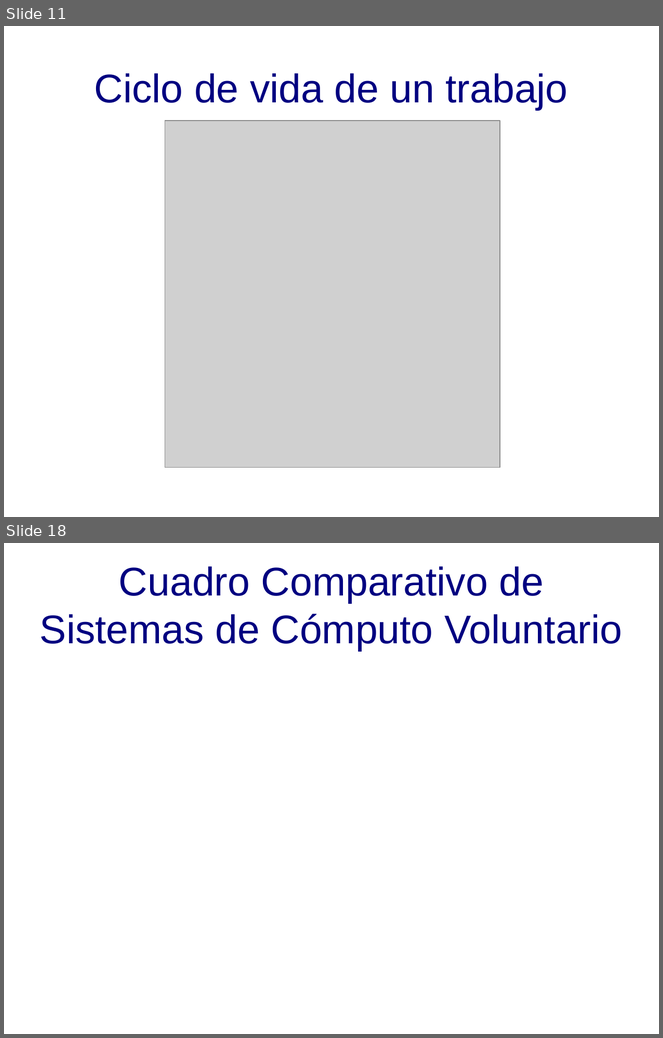
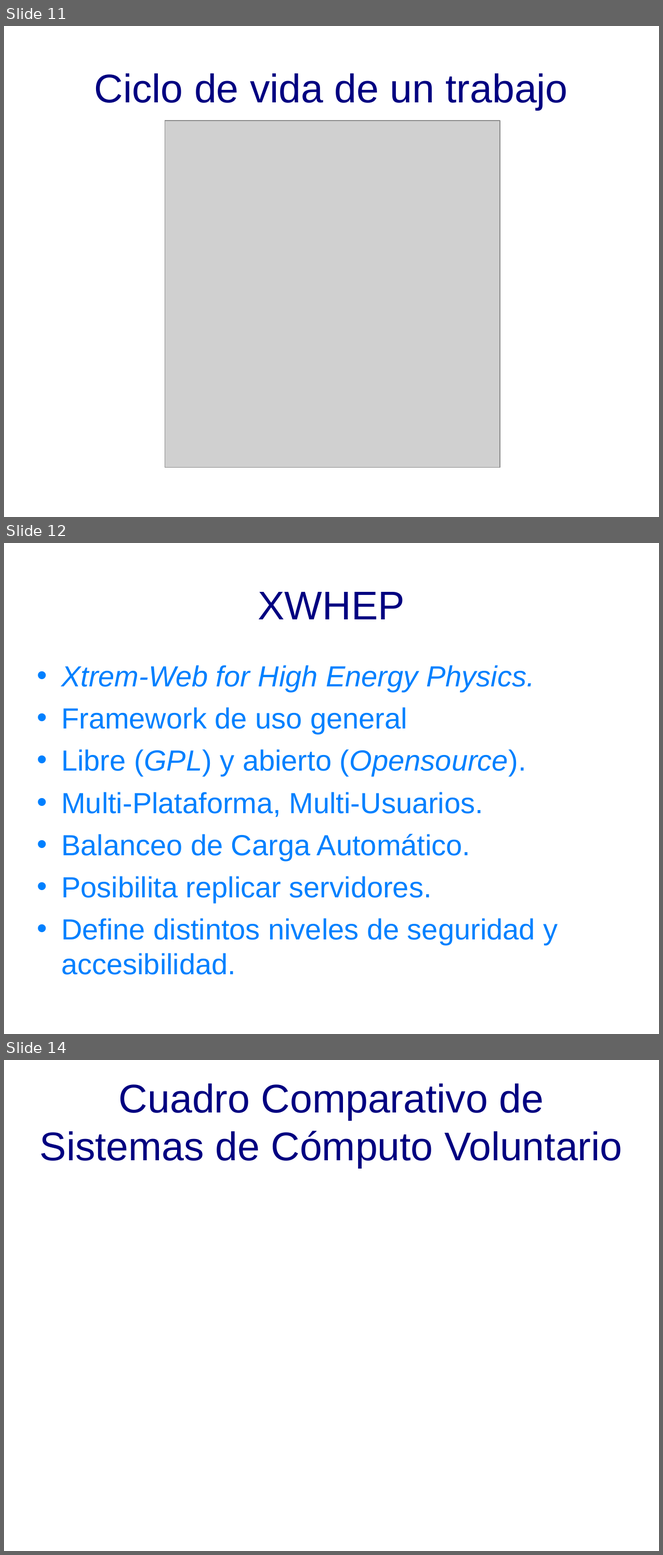
Before and after one commit to DesignJuggler/fasdkfjhasdlkjfhasldkjhfalsjdfasdf, a slide deck: TFI_Jorge_Sanchez_Presentacion.odp. Shown one above the other, each under a label of ours: slides 11 and 18 before the commit, slides 11, 12 and 14 after it; the slides between them are not shown. The pictures are 663x1038 and 663x1555 pixels, drawn with LibreOffice and Linux fonts; fonts in the diff are those of the drawing; grey boxes stand for pictures; background and template pictures are left out. Boxes give left, top, right and bottom in pixels: in the first picture for what was removed or moved away, otherwise in the second. Text is boxed around its words. In the diff, an @@ line names an element or a change of style, - is before the commit and + after.

```diff
--- a/TFI_Jorge_Sanchez_Presentacion.odp
+++ b/TFI_Jorge_Sanchez_Presentacion.odp
@@ slide 12 added at box(4, 543, 659, 1034), background picture (left out) @@
@@ title added at box(258, 592, 405, 619), 44 pt, text #000080 @@
+XWHEP
@@ text added at box(61, 665, 558, 975), 32 pt, text #0080FF @@
+• Xtrem-Web for High Energy Physics.
+• Framework de uso general
+• Libre (GPL) y abierto (Opensource).
+• Multi-Plataforma, Multi-Usuarios.
+• Balanceo de Carga Automático.
+• Posibilita replicar servidores.
+• Define distintos niveles de seguridad y accesibilidad.
@@ what was slide 18 is now slide 14 @@
```
Also in this commit, not shown: 1 slide changed, 2 other slides added, 8 slides removed.
